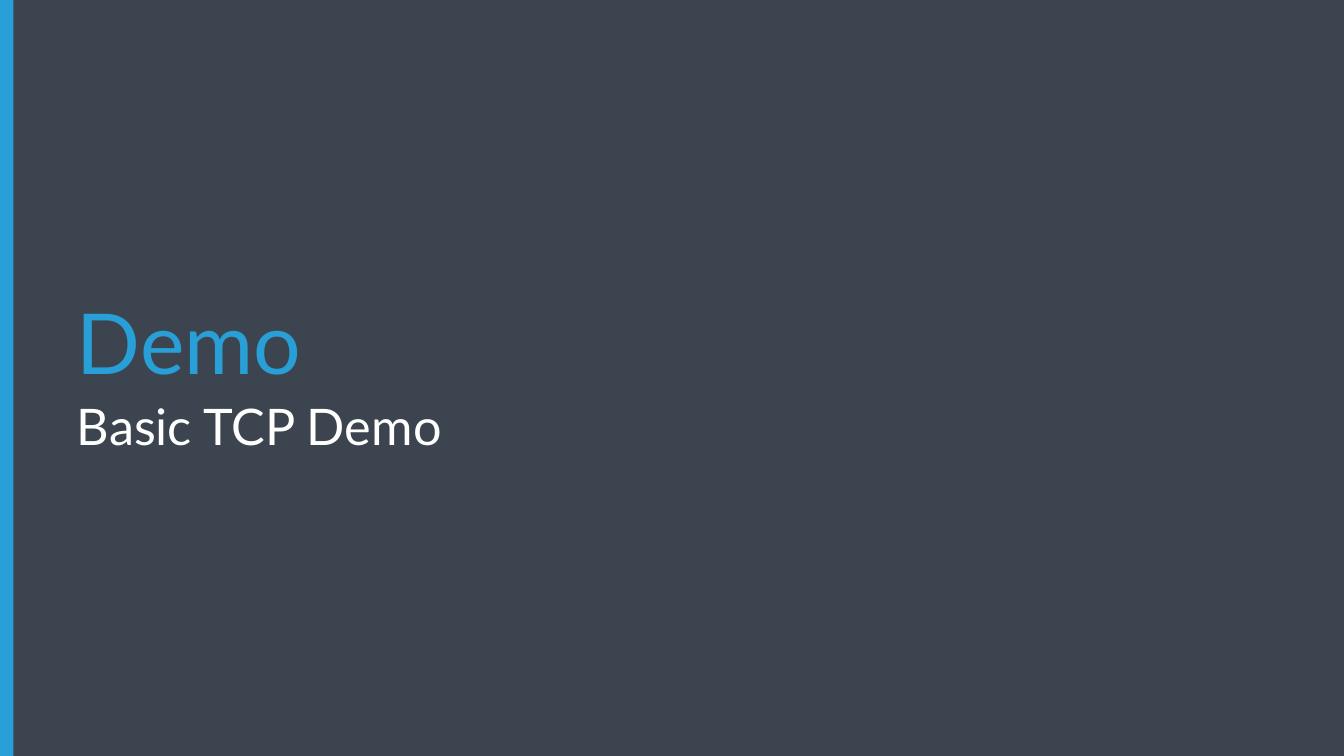
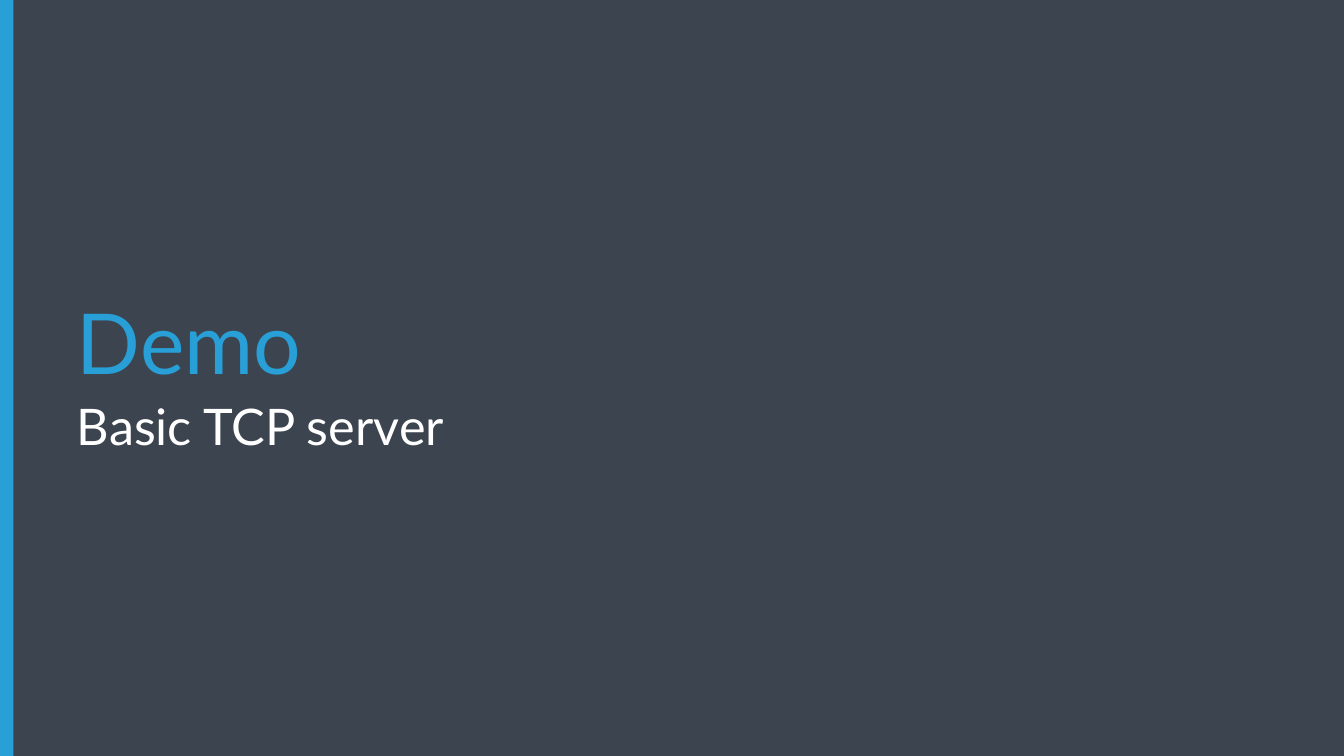
Before and after one commit to Microsoft-Web/NodeCamp, a slide deck: slide 16 of Presentation/IntroToNodeJS/IntroToNodeJS.pptx (slide 27 before the commit). Drawn at 1344x756 pixels with LibreOffice and Linux fonts; fonts in the diff are those of the drawing; background and template pictures are left out. Boxes give left, top, right and bottom in pixels: in the first picture for what was removed or moved away, otherwise in the second. Text is boxed around its words. In the diff, an @@ line names an element or a change of style, - is before the commit and + after.

```diff
--- a/Presentation/IntroToNodeJS/IntroToNodeJS.pptx
+++ b/Presentation/IntroToNodeJS/IntroToNodeJS.pptx
@@ title at (x1=77, y1=408, x2=444, y2=446): text changed @@
-Basic TCP Demo
+Basic TCP server
```
Also in this commit, not shown: 1 other slide changed, 2 slides added, 4 slides removed, 4 other files.
